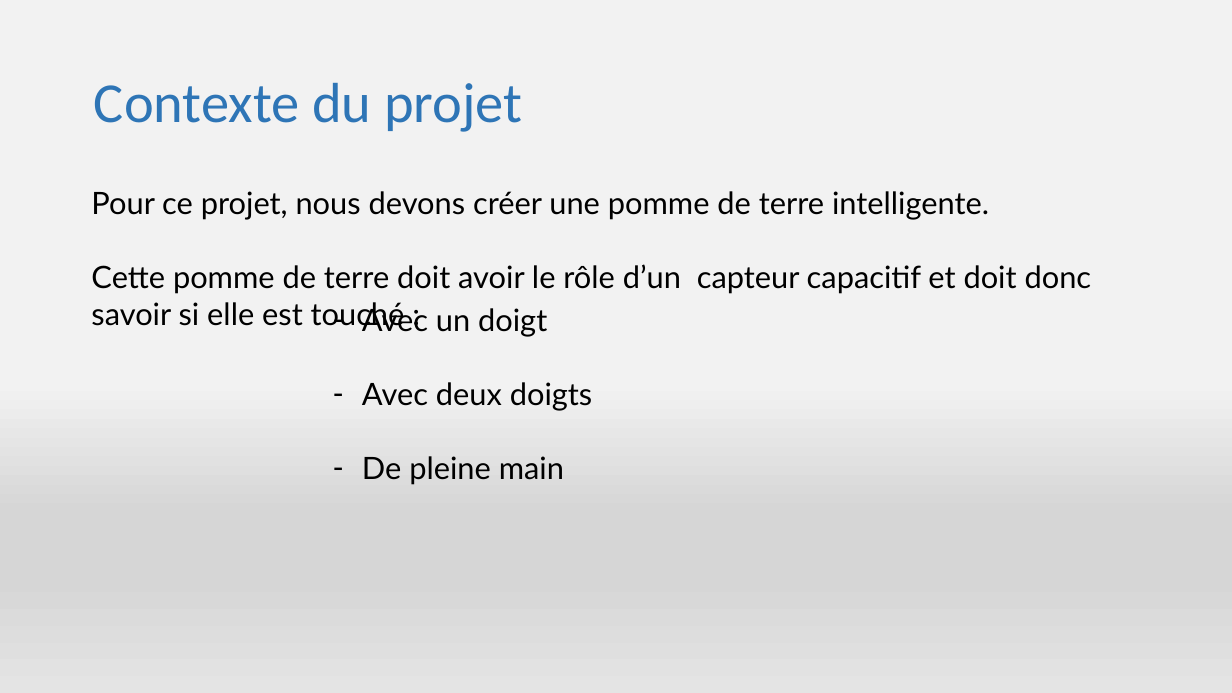
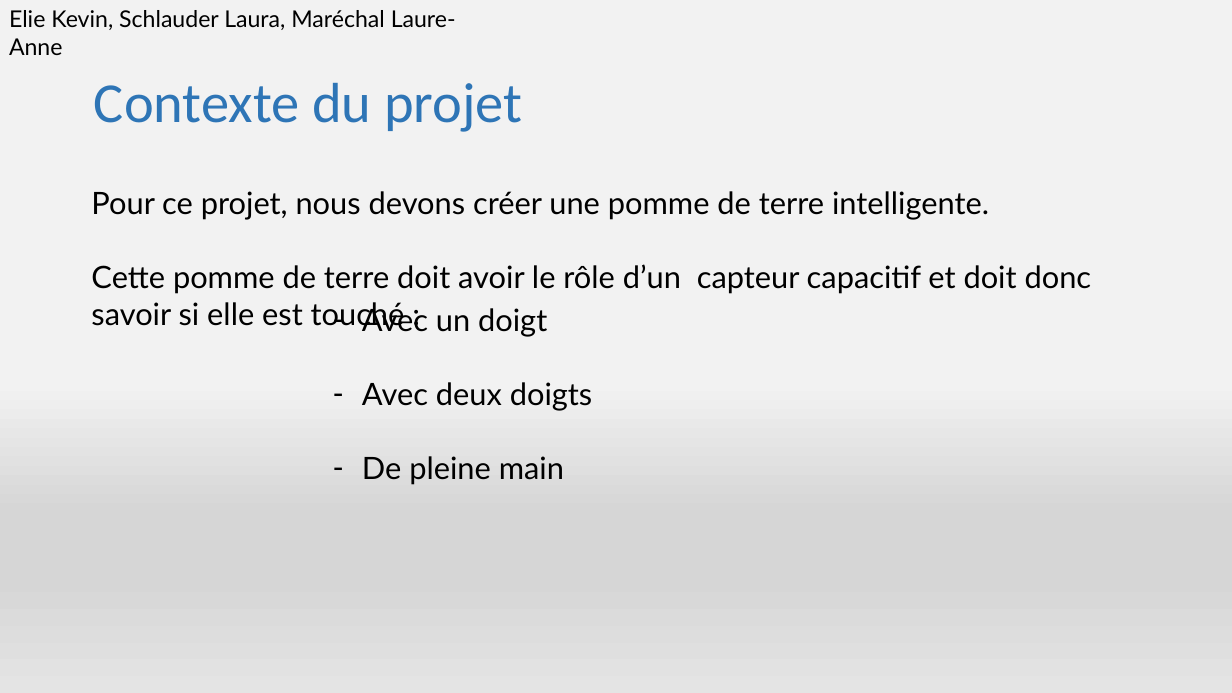
Before and after one commit to LaureAnneMary/Projet-Smartpatate, a slide deck: slide 2 of présentation.pptx. Drawn at 1232x693 pixels with LibreOffice and Linux fonts; fonts in the diff are those of the drawing. Boxes give left, top, right and bottom in pixels: in the first picture for what was removed or moved away, otherwise in the second. Text is boxed around its words. In the diff, an @@ line names an element or a change of style, - is before the commit and + after.

```diff
--- a/présentation.pptx
+++ b/présentation.pptx
@@ text added at (x1=9, y1=10, x2=456, y2=55), 18 pt, text #000000 @@
+Elie Kevin, Schlauder Laura, Maréchal Laure-Anne
```
Also in this commit, not shown: 4 other slides changed, 1 slide added, 1 slide removed.
